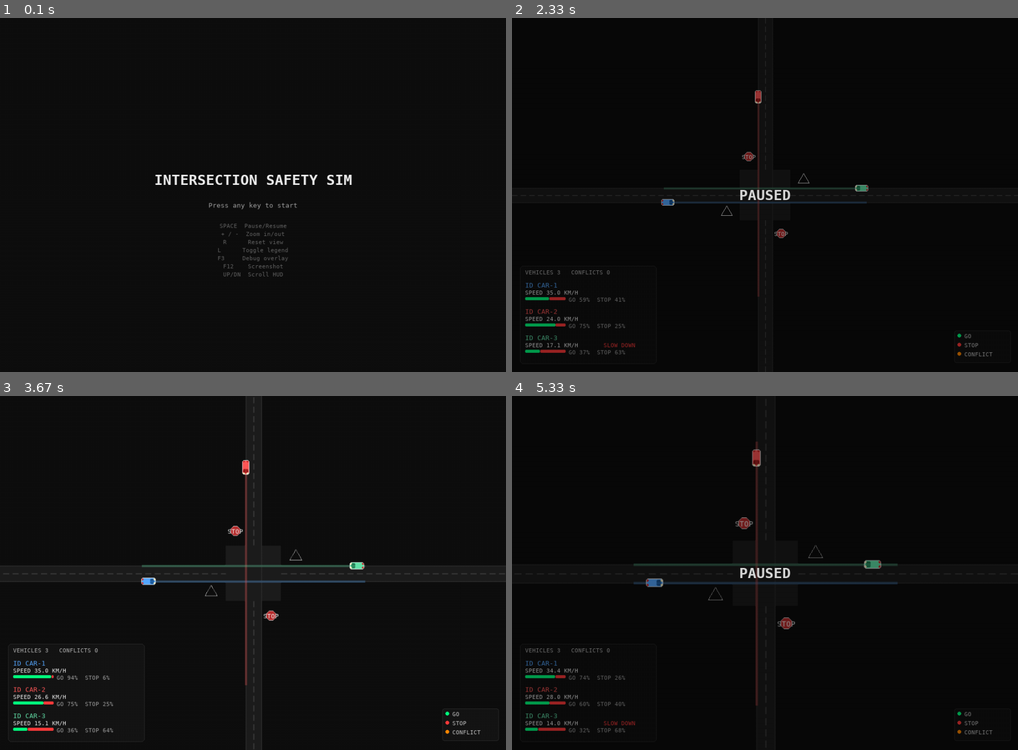
Above: before the commit, frames 1-4 (two rows, left to right).
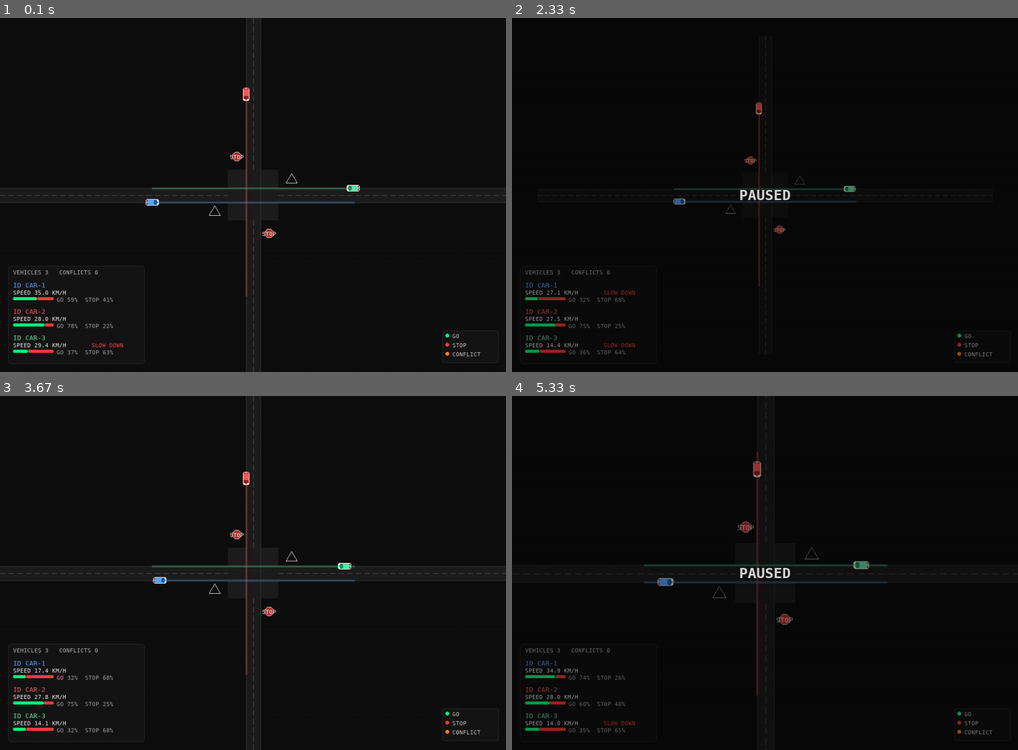
Above: after the commit, the same moments.

Repository: avramsebastian/Hackathon
Game: pygame game, started from demo.py
Same seed, same stepped clock (60 frames per second), same inputs: the game is played once before the commit and once after it.
Inputs:
- Up to frame 1 (0.1 s): no input
- Up to frame 2 (2.33 s): tap one key every 0.33 s from 0.33 s: - Space = -; hold Down from 2.17 s (still down)
- Up to frame 3 (3.67 s): release Down at 2.63 s; tap + at 2.67 s; tap Space at 3.5 s
- Up to frame 4 (5.33 s): tap = at 3.83 s; tap Space at 4.67 s; tap + at 5 s

The runs differ from the first frame. In frame 1, 3.6% of the frame differs, in the area x 0-100%, y 0-100%; in frame 2, 0.9%; in frame 3, 1.5%; in frame 4, 1.1%.

Commit message:
add a car agent

Diff:
--- /dev/null
+++ b/sim/car_agent.py
@@ -0,0 +1,168 @@
+"""
+sim/car_agent.py
+================
+A single autonomous car agent. Each agent:
+  - owns its position / speed / direction
+  - runs its own ML inference against all other agents
+  - exposes a rich vehicle dict (with road_line, approach, color, speed_unit)
+    compatible with PygameIntersectionView
+"""
+
+from __future__ import annotations
+
+import os
+import sys
+import logging
+from typing import Any, Dict, List, Tuple
+
+_ROOT = os.path.abspath(os.path.join(os.path.dirname(__file__), ".."))
+for _p in [
+    _ROOT,
+    os.path.join(_ROOT, "ml"),
+    os.path.join(_ROOT, "ml", "comunication"),
+    os.path.join(_ROOT, "ml", "entities"),
+]:
+    if _p not in sys.path:
+        sys.path.insert(0, _p)
+
+from comunication.Inference import fa_inferenta_din_json
+
+log = logging.getLogger("car_agent")
+
+# direction string → (dx, dy) unit vector
+_DIR_VECTORS: Dict[str, Tuple[float, float]] = {
+    "FORWARD":  ( 0.0,  1.0),
+    "BACKWARD": ( 0.0, -1.0),
+    "LEFT":     (-1.0,  0.0),
+    "RIGHT":    ( 1.0,  0.0),
+}
+
+# UI colour palette — mirrors ViewConstants.DEFAULT_VEHICLE_COLORS
+VEHICLE_COLORS: Tuple[Tuple[int, int, int], ...] = (
+    ( 86, 168, 255),
+    (255,  88,  88),
+    (100, 226, 170),
+    (246, 191,  90),
+    (180, 120, 255),
+    (255, 160, 100),
+)
+
+# How far past the intersection centre before a car is "done" (world units)
+FINISHED_DIST = 60.0
+
+
+class CarAgent:
+    """
+    One autonomous car agent.
+
+    Parameters
+    ----------
+    agent_id : str
+        Unique identifier, e.g. "CAR_0".
+    x, y : float
+        Starting world-space position in metres (origin = intersection centre).
+    speed : float
+        Initial speed in metres per second.
+    direction : str
+        Travel direction: FORWARD | BACKWARD | LEFT | RIGHT.
+    approach : str
+        Cardinal arm this car approaches from: N | S | E | W.
+        Used by the UI to place road signs on the correct side.
+    color_index : int
+        Index into VEHICLE_COLORS palette.
+    model_path : str
+        Path to the shared .pkl ML model file.
+    """
+
+    def __init__(
+        self,
+        agent_id: str,
+        x: float,
+        y: float,
+        speed: float,
+        direction: str,
+        approach: str,
+        color_index: int,
+        model_path: str,
+    ) -> None:
+        self.id        = agent_id.upper()
+        self.x         = x
+        self.y         = y
+        self.speed     = speed
+        self.direction = direction.upper()
+        self.approach  = approach.upper()
+        self.color     = VEHICLE_COLORS[color_index % len(VEHICLE_COLORS)]
+        self._model_path = model_path
+
+        # Latest ML result
+        self.decision:        str   = "none"
+        self.confidence_go:   float = 0.0
+        self.confidence_stop: float = 0.0
+        self.ml_ok:           bool  = False
+
+    # ── Physics ───────────────────────────────────────────────────────────────
+
+    def move(self, dt: float) -> None:
+        """Advance position, slowed to 35 % when ML says STOP."""
+        dx, dy = _DIR_VECTORS.get(self.direction, (0.0, 1.0))
+        effective = self.speed * (0.35 if self.decision == "STOP" else 1.0)
+        self.x += dx * effective * dt
+        self.y += dy * effective * dt
+
+    def is_finished(self) -> bool:
+        """True once the car has travelled past the far side of the intersection."""
+        return (self.x ** 2 + self.y ** 2) ** 0.5 > FINISHED_DIST
+
+    # ── ML inference ──────────────────────────────────────────────────────────
+
+    def run_inference(self, other_agents: List[CarAgent], current_sign: str) -> None:
+        """Run ML inference from this agent's own perspective."""
+        ml_input = {
+            "my_car": {
+                "x": self.x, "y": self.y,
+                "speed": self.speed, "direction": self.direction,
+            },
+            "sign": current_sign,
+            "traffic": [
+                {"x": a.x, "y": a.y, "speed": a.speed, "direction": a.direction}
+                for a in other_agents if a.id != self.id
+            ],
+        }
+        raw = fa_inferenta_din_json(ml_input, model_path=self._model_path)
+
+        if raw.get("status") == "success":
+            self.decision        = raw["decision"]
+            self.confidence_go   = float(raw.get("confidence_go",   0.0))
+            self.confidence_stop = float(raw.get("confidence_stop", 0.0))
+            self.ml_ok           = True
+        else:
+            self.decision        = "none"
+            self.confidence_go   = 0.0
+            self.confidence_stop = 0.0
+            self.ml_ok           = False
+
+        log.debug("%s → %s  go=%.2f  stop=%.2f",
+                  self.id, self.decision, self.confidence_go, self.confidence_stop)
+
+    # ── Serialisation ─────────────────────────────────────────────────────────
+
+    def as_dict(self) -> Dict[str, Any]:
+        """Rich vehicle dict for the UI and V2X bus payloads."""
+        return {
+            "id":         self.id,
+            "x":          self.x,
+            "y":          self.y,
+            "speed":      self.speed,
+            "speed_unit": "kmh",
+            "direction":  self.direction,   # raw ML direction: LEFT|RIGHT|FORWARD|BACKWARD
+            "approach":   self.approach,
+            "color":      self.color,
+        }
+
+    def decision_dict(self) -> Dict[str, Any]:
+        """Decision payload for get_ml_decision()."""
+        return {
+            "decision":        self.decision,
+            "confidence_go":   self.confidence_go,
+            "confidence_stop": self.confidence_stop,
+        }
--- a/ui/pygame_view.py
+++ b/ui/pygame_view.py
@@ -70,7 +70,7 @@
         self.paused = False
         self.show_debug = False
         self.show_legend = True
-        self.show_splash = True
+        self.show_splash = False
         self.zoom = 1.0
         self._hud_scroll_offset = 0
         self._conflict_total = 0
